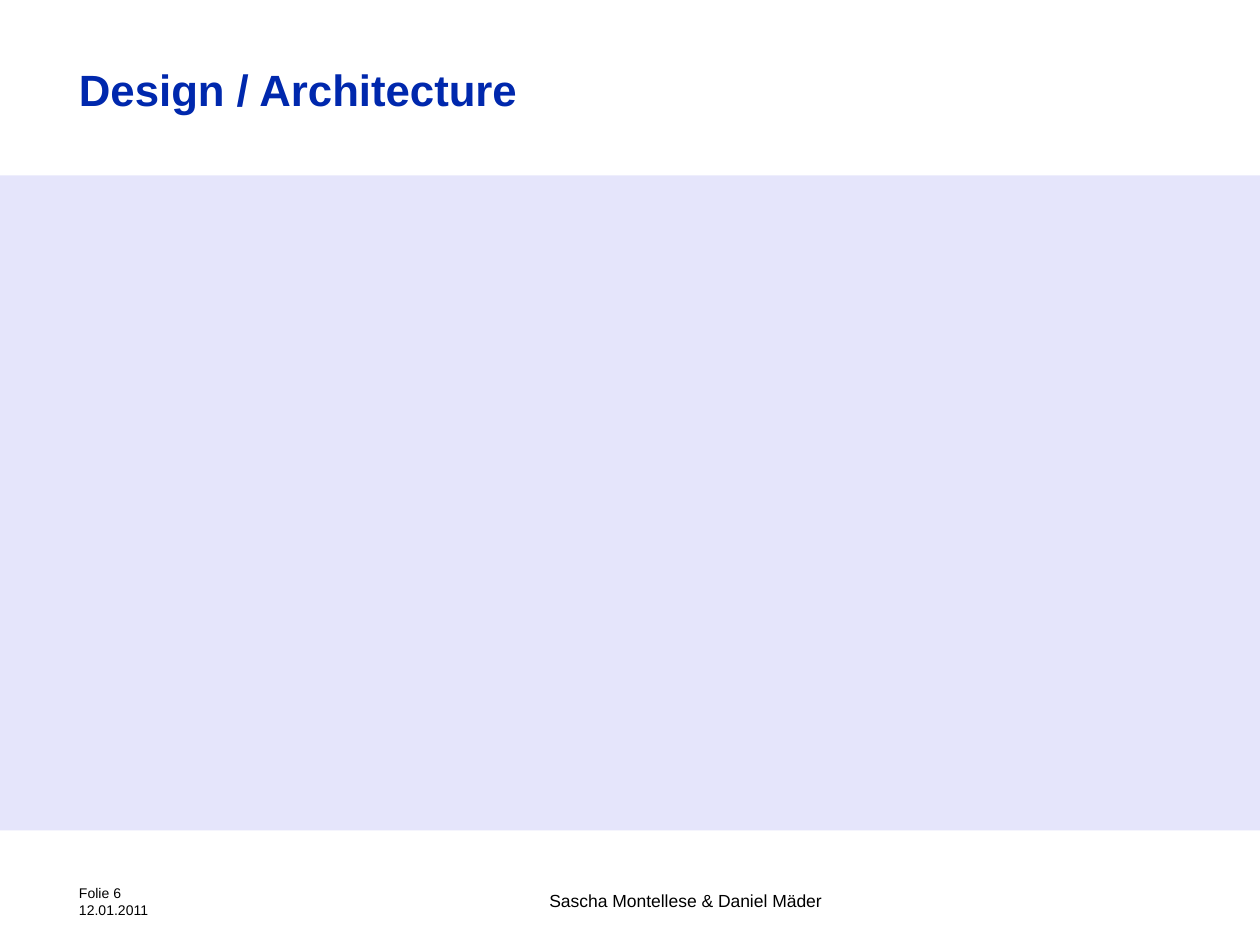
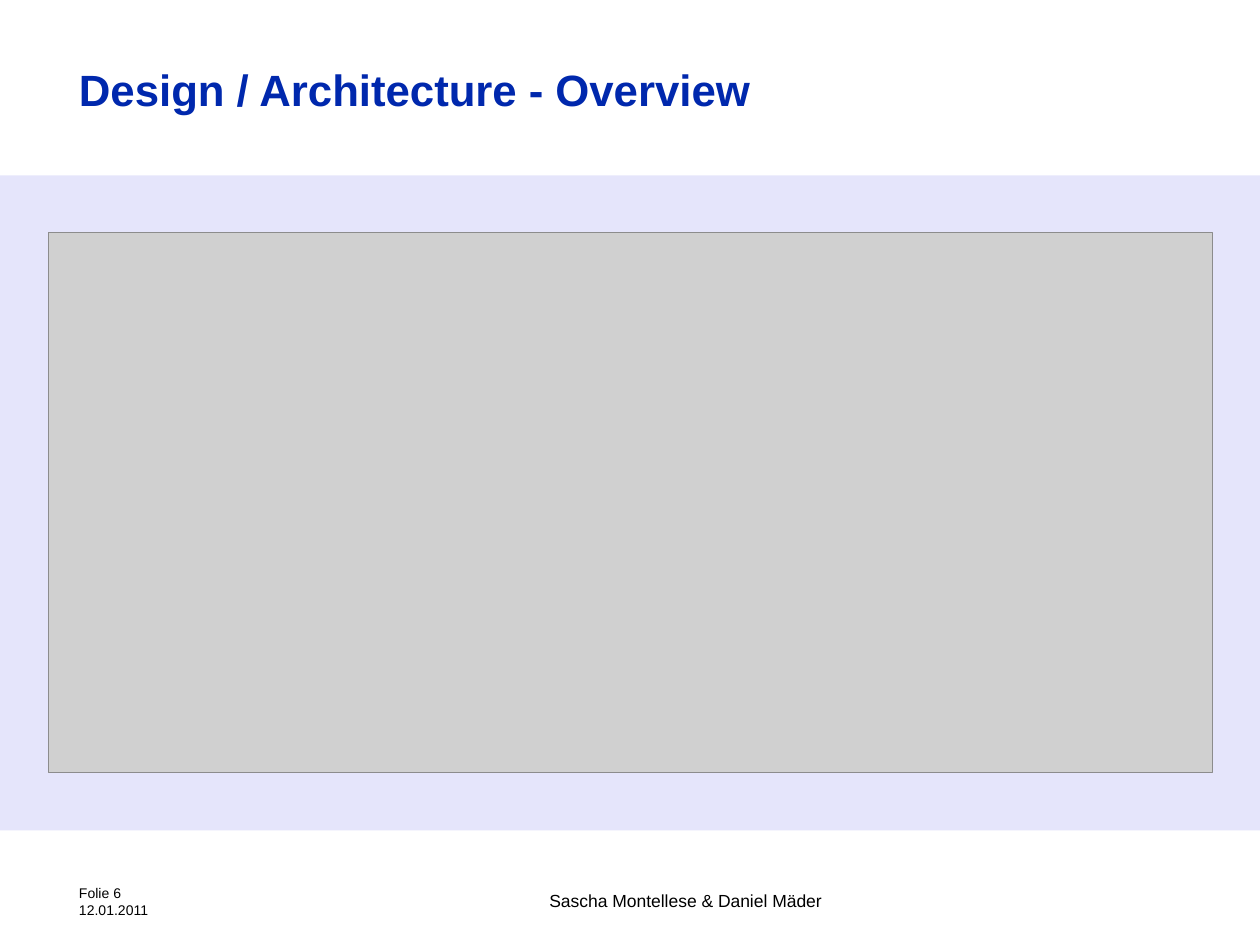
Before and after one commit to Montellese/TSM_MobOp, a slide deck: slide 6 of Starshooter.pptx. Drawn at 1260x945 pixels with LibreOffice and Linux fonts; fonts in the diff are those of the drawing; grey boxes stand for pictures; background and template pictures are left out. Boxes give left, top, right and bottom in pixels: in the first picture for what was removed or moved away, otherwise in the second. Text is boxed around its words. In the diff, an @@ line names an element or a change of style, - is before the commit and + after.

Commit message:
finished presentation

```diff
--- a/Starshooter.pptx
+++ b/Starshooter.pptx
@@ title at (79,74,749,115): text changed @@
-Design / Architecture
+Design / Architecture - Overview
@@ picture added at (48,232,1212,772) @@
```
Also in this commit, not shown: 3 other slides changed, 3 slides added, 2 slides removed, 2 other files.
